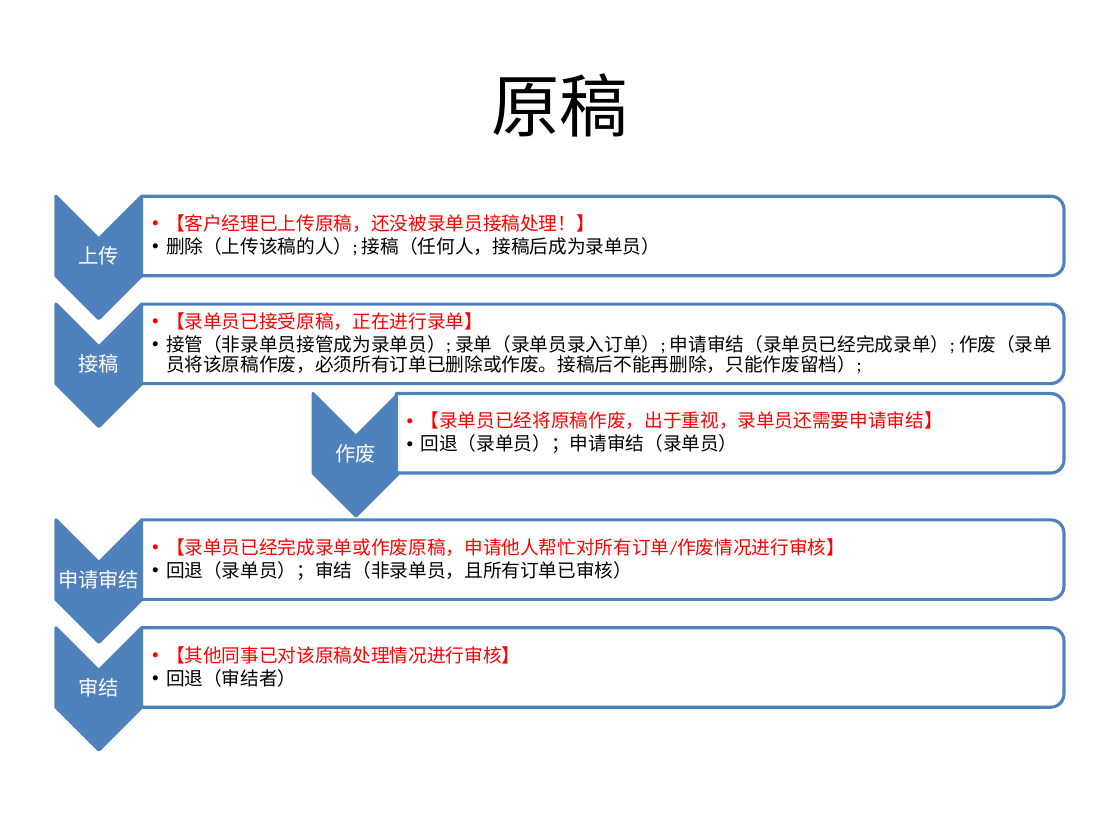
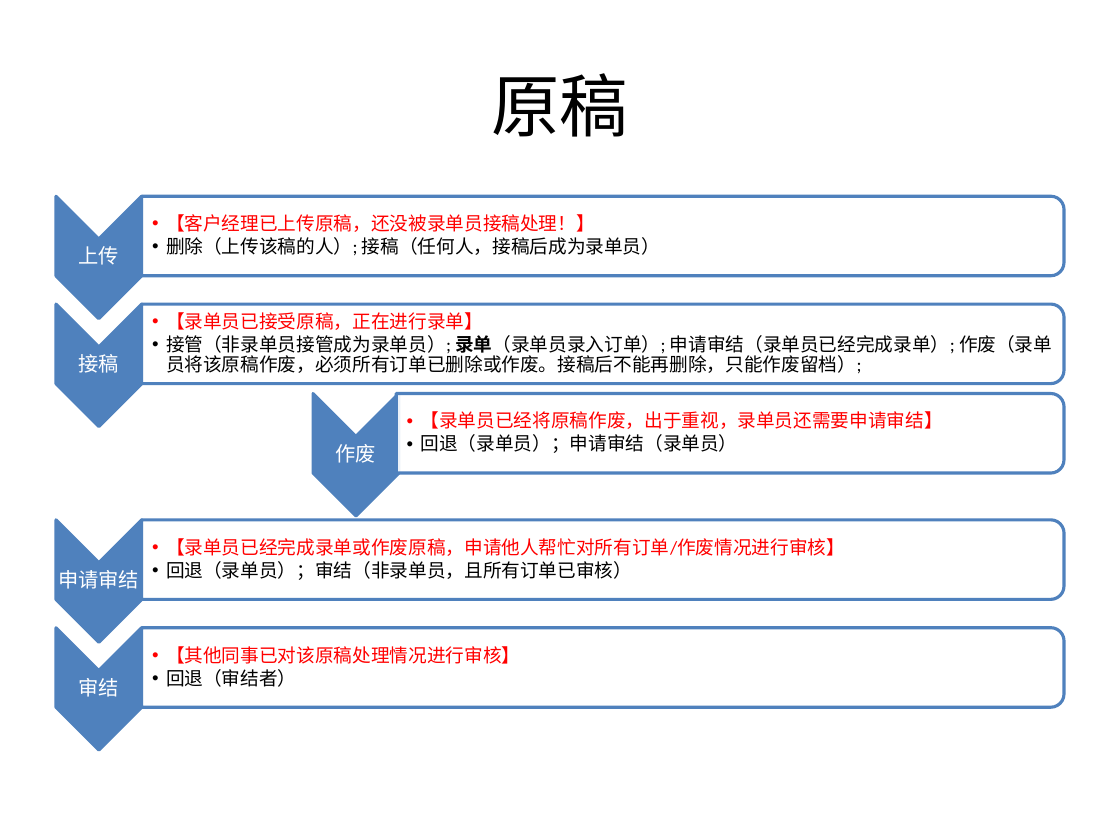
Before and after one commit to yuanly/oa, a slide deck: slide 2 of doc/伍泰OA流程说明.pptx. Drawn at 1120x840 pixels with LibreOffice and Linux fonts; fonts in the diff are those of the drawing. Boxes give left, top, right and bottom in pixels: in the first picture for what was removed or moved away, otherwise in the second. Text is boxed around its words. In the diff, an @@ line names an element or a change of style, - is before the commit and + after.

```diff
--- a/doc/伍泰OA流程说明.pptx
+++ b/doc/伍泰OA流程说明.pptx
@@ text at <box>166,335,1052,373</box>: bold on in "录单（录单员录入订单）;" @@
```
Also in this commit, not shown: 7 other slides changed, 6 other files.
